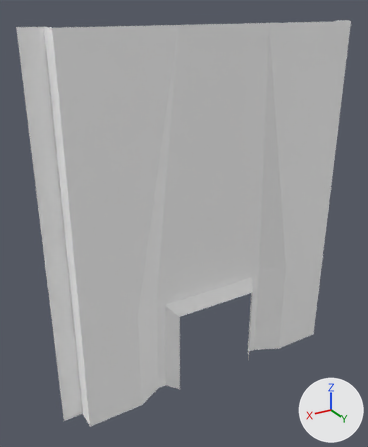
Before and after pictures for a commit that changed the FBX model Broken Dreams/Assets/3D Models/IntroLevel/Furnace/FurnaceRoomWall/FurnaceRoomWallVent.fbx.
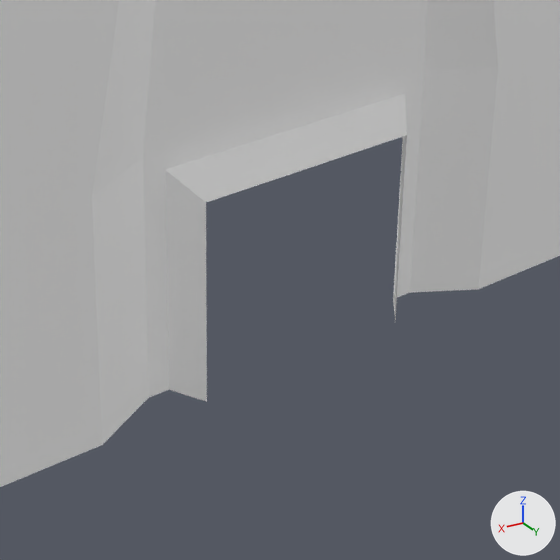
Old and new are each drawn whole from a 50 mm camera at (8.0, 12.77, 3.4) aimed at (5.38, 8.4, 1.21) and again close up on the part from 28% to 84% of the width and 54% to 100% of the height. Lighting does not change. The marker at lower right points along +X, +Y and +Z. Where no turn or scale is listed for an object, it has been applied to the vertices.

The scene before the commit, as lines of its bpy script (objects in view):
```python
me_mesh = bpy.data.meshes.new('Mesh')
me_mesh.from_pydata(...)  # 30 vertices, 34 faces; spans x -1.84..1.84, y -0.11..0.11, z -2.0..2.0
me_mesh.materials.append(mat_furnaceroomwallsmat)  # white #ffffff
ob_furnaceroomwallvent = bpy.data.objects.new('FurnaceRoomWallVent', me_mesh)
ob_furnaceroomwallvent.location = (5.09, 8.56, 1.236)
```
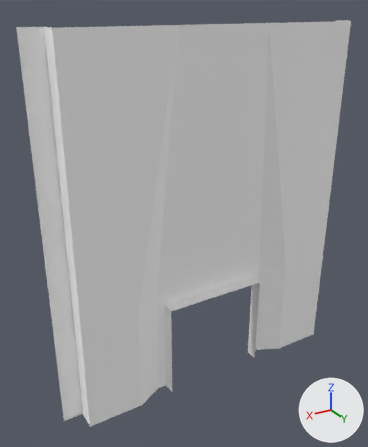
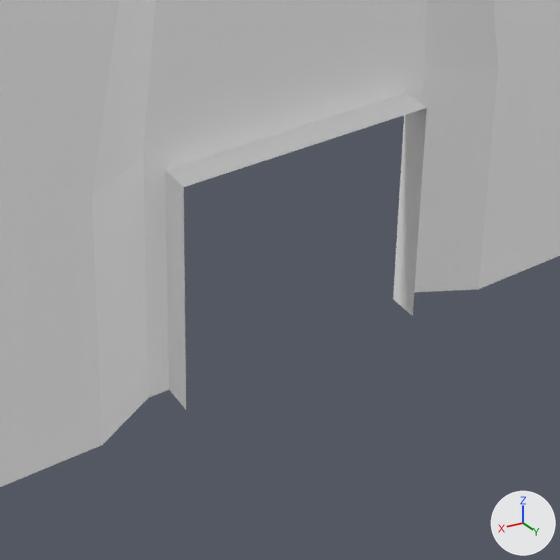
The change, as a diff of the scene's bpy script:
```diff
--- a/Broken Dreams/Assets/3D Models/IntroLevel/Furnace/FurnaceRoomWall/FurnaceRoomWallVent.fbx.py
+++ b/Broken Dreams/Assets/3D Models/IntroLevel/Furnace/FurnaceRoomWall/FurnaceRoomWallVent.fbx.py
@@ me_mesh @@
 me_mesh.from_pydata(...)  # 30 vertices, 34 faces; spans x -1.84..1.84, y -0.11..0.11, z -2.0..2.0
 # used by ob_furnaceroomwallvent; location = (5.09, 8.56, 1.236)
-me_mesh.vertices[12].co = (0.51, 0.11, -2.0)  # pixel (206, 401)
-me_mesh.vertices[14].co = (-0.5, 0.11, -2.0)
-me_mesh.vertices[16].co = (0.51, 0.11, -0.99)  # pixel (206, 202)
-me_mesh.vertices[17].co = (-0.5, 0.11, -0.99)  # pixel (406, 135)
+# me_mesh part 1
+me_mesh.vertices[12].co = (0.61, 0.11, -2.0)  # pixel (186, 410)
+me_mesh.vertices[14].co = (-0.61, 0.11, -2.0)  # pixel (412, 316)
+me_mesh.vertices[16].co = (0.61, 0.11, -0.89)  # pixel (183, 187)
+me_mesh.vertices[17].co = (-0.61, 0.11, -0.89)  # pixel (426, 107)
 me_mesh.materials.append(mat_furnaceroomwallsmat)
```

Boxes [x1, y1, x2, y2] around the edits, measured in the close-ups (560 x 560 px; the box of a moved part takes in the faces that stretch with it):
part 1 of me_mesh, moved or reshaped: before [165, 94, 407, 402]; after [165, 93, 427, 410]
